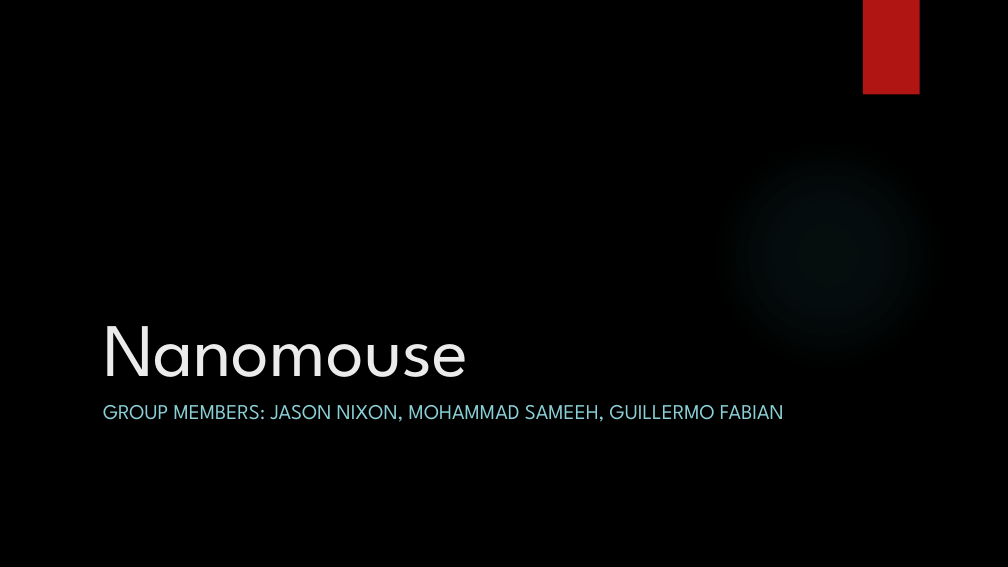
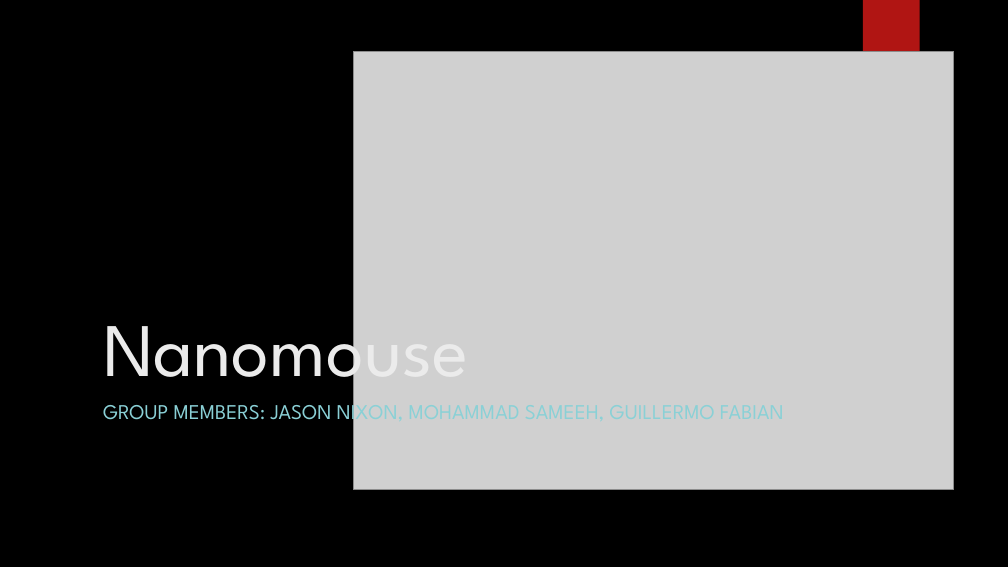
Before and after one commit to smhm0012/Nanomouse, a slide deck: slide 1 of Presentation/NanomousePowerpointPresentation.pptx. Drawn at 1008x567 pixels with LibreOffice and Linux fonts; fonts in the diff are those of the drawing; grey boxes stand for pictures; background and template pictures are left out. Boxes give left, top, right and bottom in pixels: in the first picture for what was removed or moved away, otherwise in the second. Text is boxed around its words. In the diff, an @@ line names an element or a change of style, - is before the commit and + after.

Commit message:
- Added finished version of the plaque in the "Presentation" directory. - Small changes made to PowerPoint presentation

```diff
--- a/Presentation/NanomousePowerpointPresentation.pptx
+++ b/Presentation/NanomousePowerpointPresentation.pptx
@@ picture added at (354, 51, 954, 489) @@
@@ ellipse removed at (712, 138, 944, 371) @@
@@ title "Nanomouse" rewrapped from (103, 326, 468, 377) to (103, 300, 468, 399) @@
```
Also in this commit, not shown: 2 other files.
